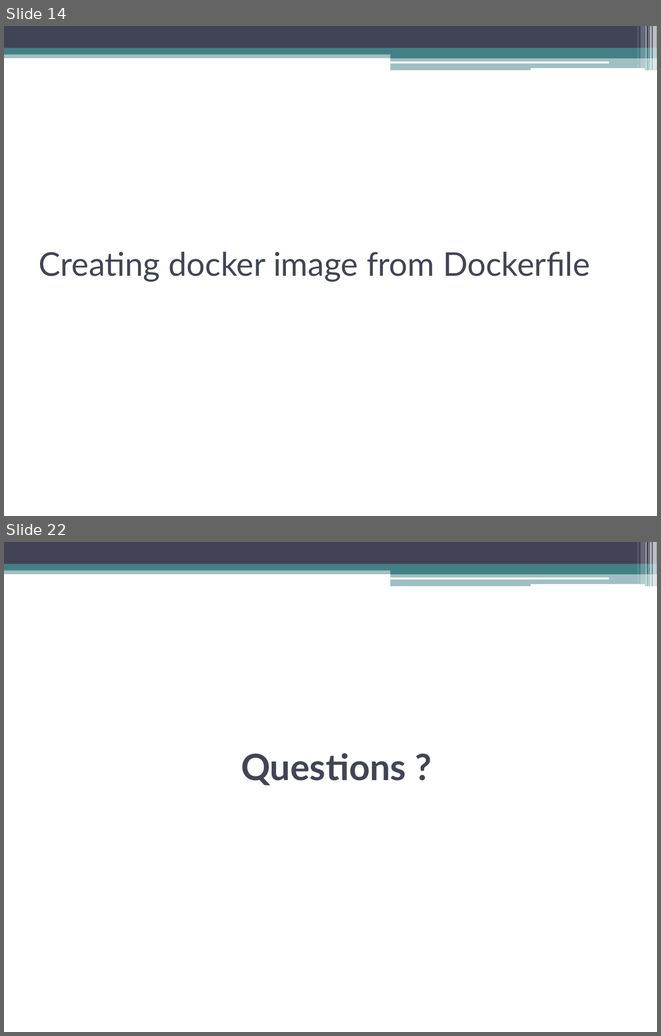
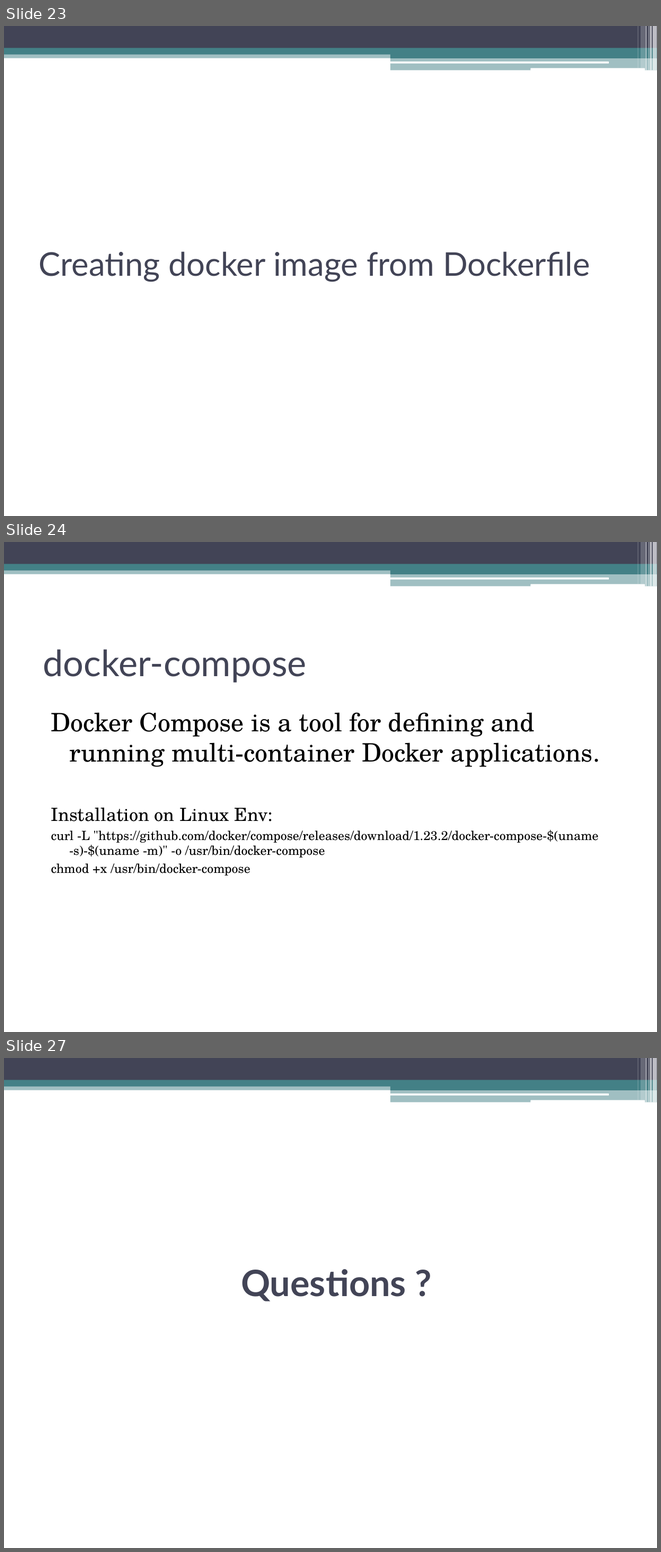
Before and after one commit to venkateshmadala/DevOpsTraining, a slide deck: Docker.pptx. Shown one above the other, each under a label of ours: slides 14 and 22 before the commit, slides 23, 24 and 27 after it; the slides between them are not shown. The pictures are 661x1036 and 661x1552 pixels, drawn with LibreOffice and Linux fonts; fonts in the diff are those of the drawing. Boxes give left, top, right and bottom in pixels: in the first picture for what was removed or moved away, otherwise in the second. Text is boxed around its words. In the diff, an @@ line names an element or a change of style, - is before the commit and + after.

```diff
--- a/Docker.pptx
+++ b/Docker.pptx
@@ slide 24 added at (x1=4, y1=542, x2=657, y2=1032), background #FFFFFF; not listed: 13 template elements that a slide beside it also shows @@
@@ title added at (x1=43, y1=649, x2=307, y2=682), 40 pt, text #424456 @@
+docker-compose
@@ text added at (x1=51, y1=712, x2=600, y2=875), 14 pt, text #000000 @@
+Docker Compose is a tool for defining and running multi-container Docker applications.
+Installation on Linux Env:
+curl -L "https://github.com/docker/compose/releases/download/1.23.2/docker-compose-$(uname -s)-$(uname -m)" -o /usr/bin/docker-compose
+chmod +x /usr/bin/docker-compose
@@ what was slide 14 is now slide 23 @@
@@ what was slide 22 is now slide 27 @@
```
Also in this commit, not shown: 1 slide changed, 4 other slides added, 4 other files.
